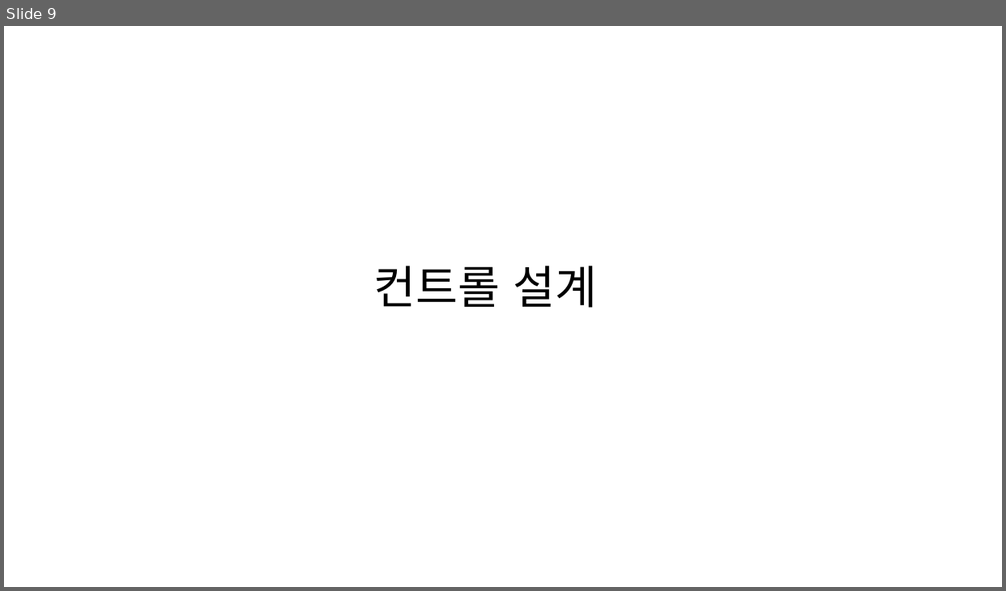
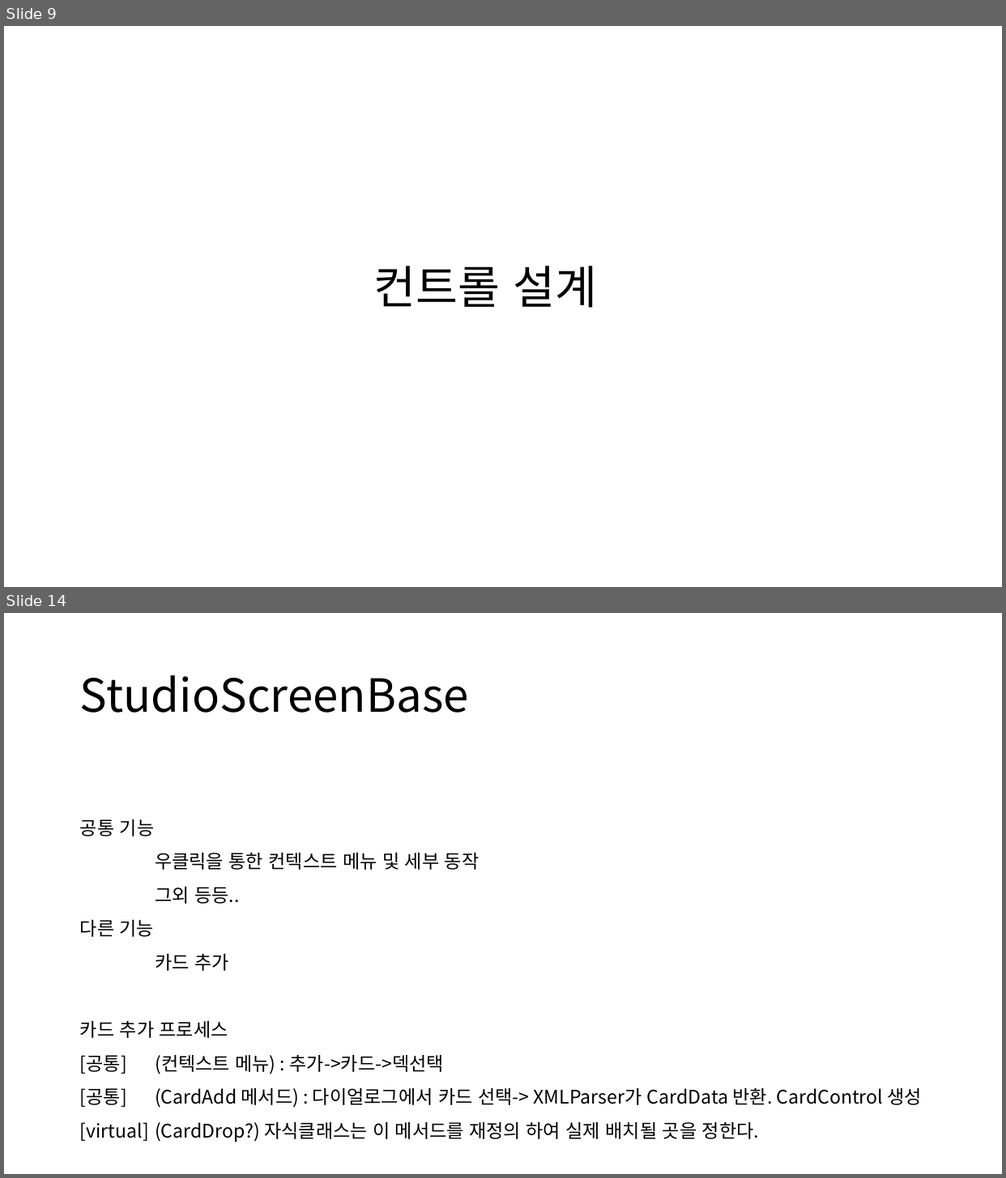
Before and after one commit to poro912/TaroDesktopPrivate, a slide deck: Document/타로 상세 설계서.pptx. Shown one above the other, each under a label of ours: slide 9 before the commit, slides 9 and 14 after it; the slides between them are not shown. The pictures are 1006x591 and 1006x1178 pixels, drawn with LibreOffice and Linux fonts; fonts in the diff are those of the drawing. Boxes give left, top, right and bottom in pixels: in the first picture for what was removed or moved away, otherwise in the second. Text is boxed around its words. In the diff, an @@ line names an element or a change of style, - is before the commit and + after.

Commit message:
폴더 구조 추가 및 상서 설계서 수정

```diff
--- a/Document/타로 상세 설계서.pptx
+++ b/Document/타로 상세 설계서.pptx
@@ slide 14 added at box(4, 613, 1002, 1174), background #FFFFFF @@
@@ title added at box(80, 675, 469, 713), 44 pt, text #000000 @@
+StudioScreenBase
@@ text added at box(80, 820, 922, 1142), 18 pt, text #000000 @@
+공통 기능
+우클릭을 통한 컨텍스트 메뉴 및 세부 동작
+그외 등등..
+다른 기능
+카드 추가
+카드 추가 프로세스
+[공통] (컨텍스트 메뉴) : 추가->카드->덱선택
+[공통] (CardAdd 메서드) : 다이얼로그에서 카드 선택-> XMLParser가 CardData 반환. CardControl 생성
+[virtual] (CardDrop?) 자식클래스는 이 메서드를 재정의 하여 실제 배치될 곳을 정한다.
```
Also in this commit, not shown: 4 slides changed, 11 other slides added, 4 slides removed.
